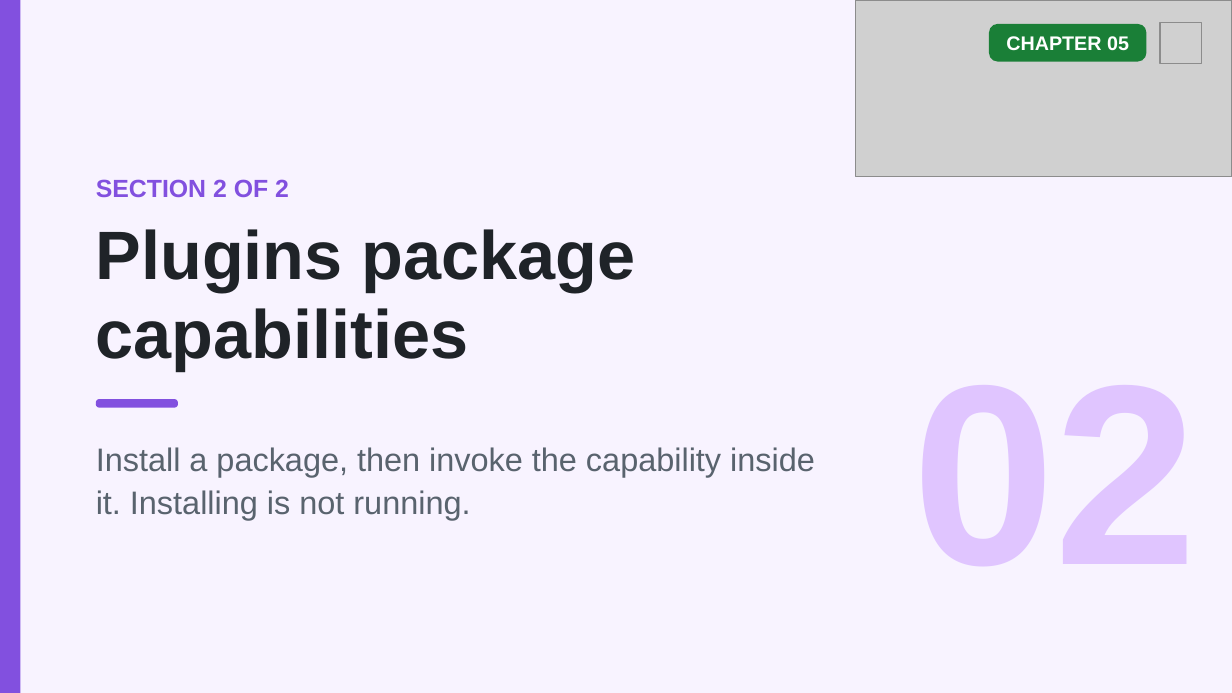
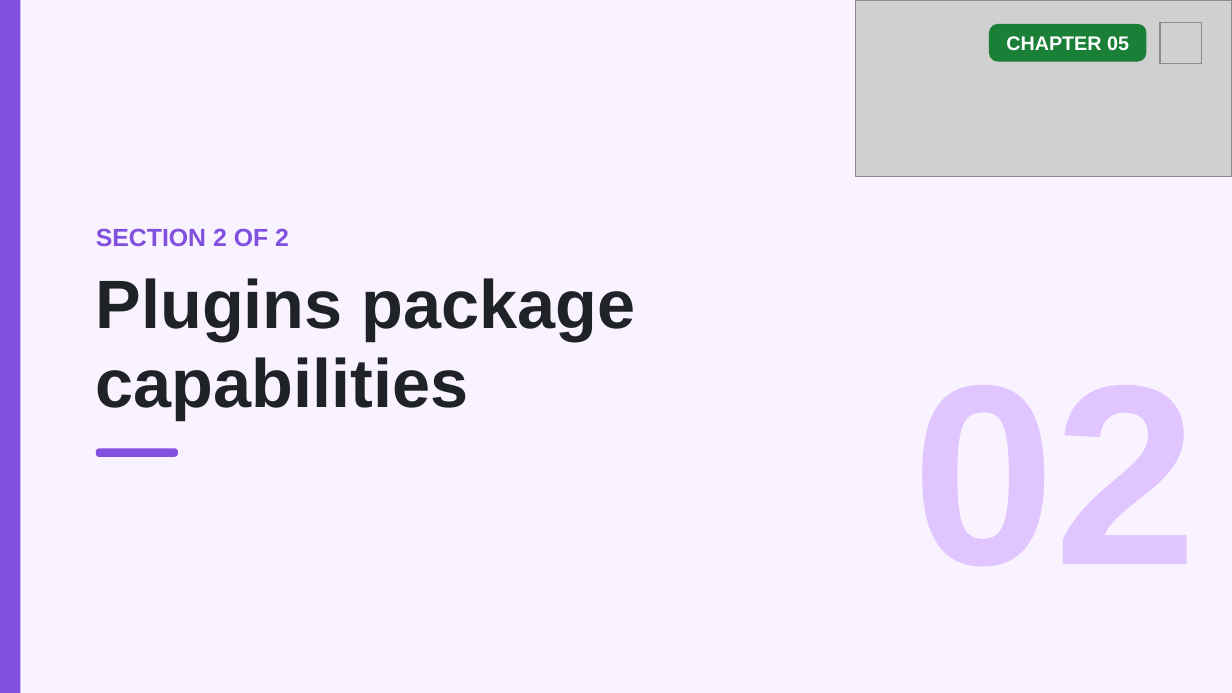
Before and after one commit to github/copilot-app-for-beginners, a slide deck: slide 10 of slides/05-mcp-plugins.pptx. Drawn at 1232x693 pixels with LibreOffice and Linux fonts; fonts in the diff are those of the drawing; grey boxes stand for pictures. Boxes give left, top, right and bottom in pixels: in the first picture for what was removed or moved away, otherwise in the second. Text is boxed around its words. In the diff, an @@ line names an element or a change of style, - is before the commit and + after.

```diff
--- a/slides/05-mcp-plugins.pptx
+++ b/slides/05-mcp-plugins.pptx
@@ 2 texts, 1 rounded rectangle: place and size @@
-2 texts, 1 rounded rectangle at (96, 179, 636, 408)
+2 texts, 1 rounded rectangle at (96, 228, 636, 457)
@@ text removed at (96, 447, 815, 520) @@
-Install a package, then invoke the capability inside it. Installing is not running.
```
Also in this commit, not shown: 2 other slides changed, 7 other files.
